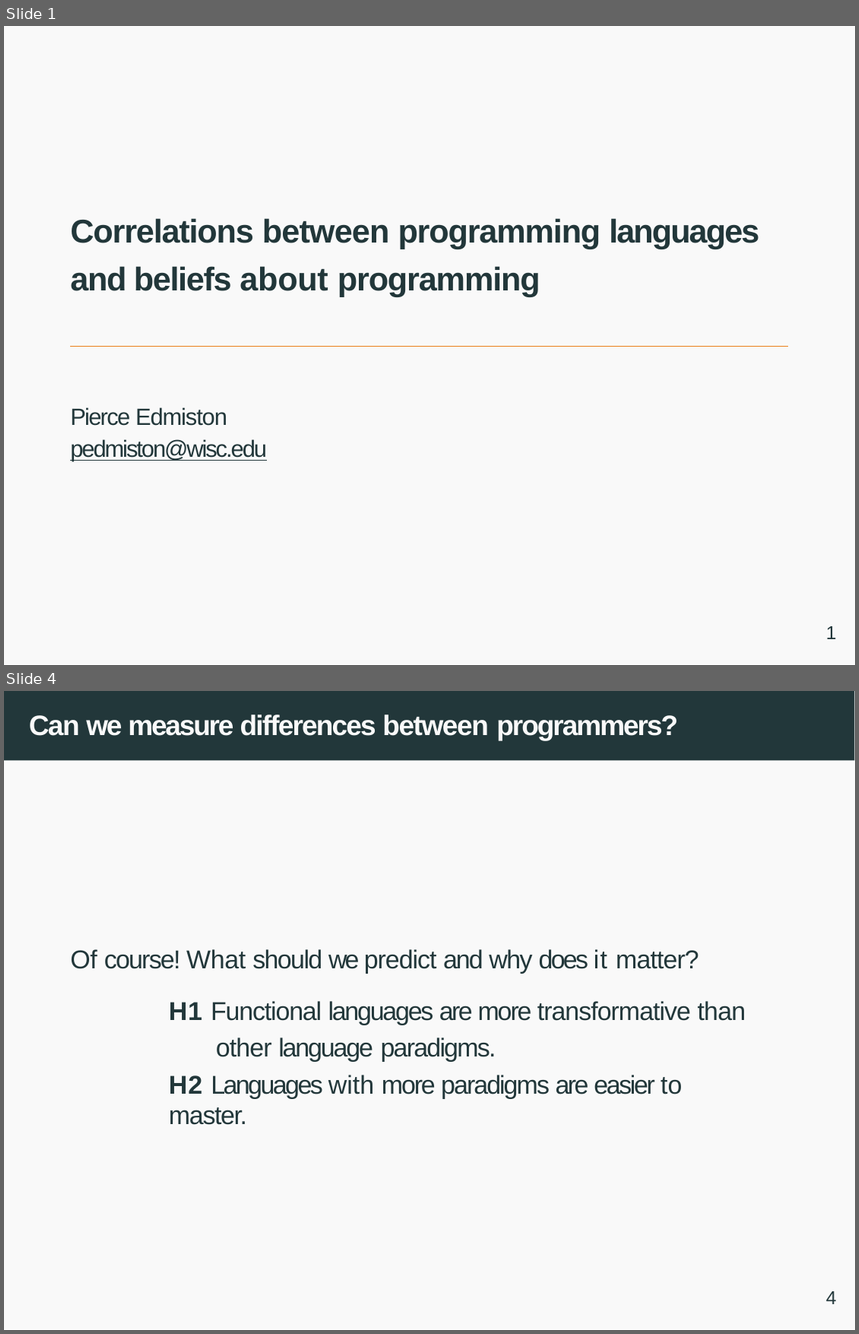
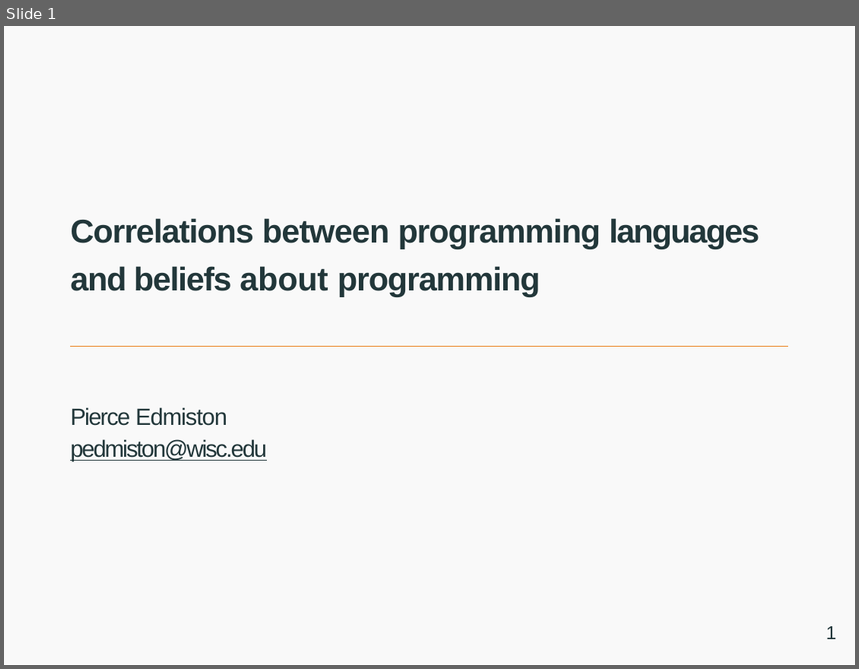
Before and after one commit to qiawenl2/programming-questionnaire, a slide deck: data-blitz.pptx. Shown one above the other, each under a label of ours: slides 1 and 4 before the commit, slide 1 after it; the slides between them are not shown. The pictures are 859x1334 and 859x669 pixels, drawn with LibreOffice and Linux fonts; fonts in the diff are those of the drawing. Boxes give left, top, right and bottom in pixels: in the first picture for what was removed or moved away, otherwise in the second. Text is boxed around its words. In the diff, an @@ line names an element or a change of style, - is before the commit and + after.

```diff
--- a/data-blitz.pptx
+++ b/data-blitz.pptx
@@ slide 4 removed at [4, 691, 855, 1330], background #FFFFFF @@
@@ freeform shape removed at [4, 691, 855, 760] @@
@@ title removed at [29, 715, 678, 740] @@
-Can we measure differences between programmers?
@@ freeform shape removed at [4, 760, 855, 1329] @@
@@ text removed at [70, 949, 747, 1098] @@
-Of course! What should we predict and why does it matter?
-H1 Functional languages are more transformative than other language paradigms.
-H2 Languages with more paradigms are easier to master.
@@ page number removed at [826, 1291, 837, 1304] @@
-4
```
Also in this commit, not shown: 6 slides changed, 1 slide added, 1 other slide removed.
